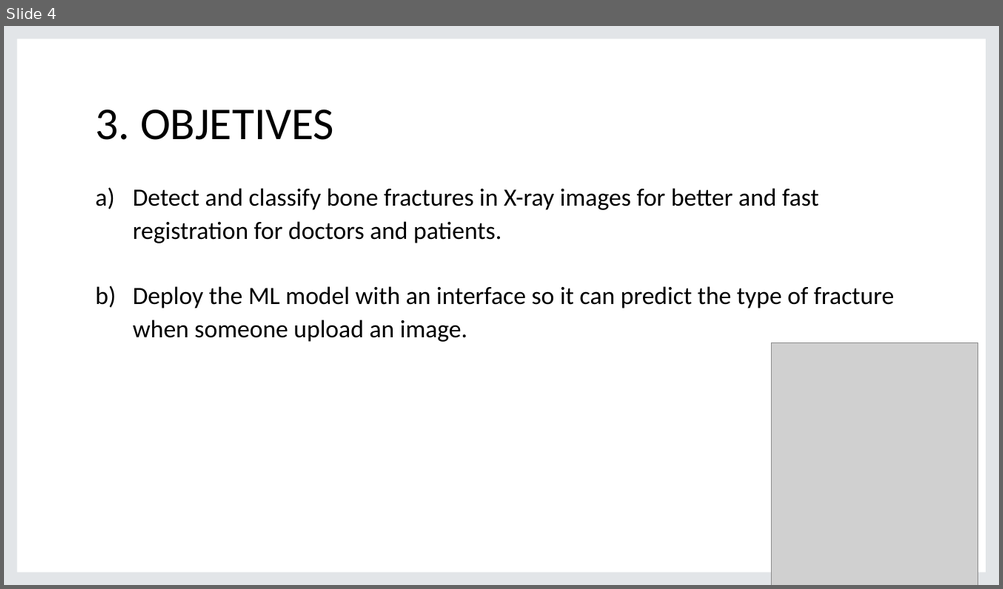
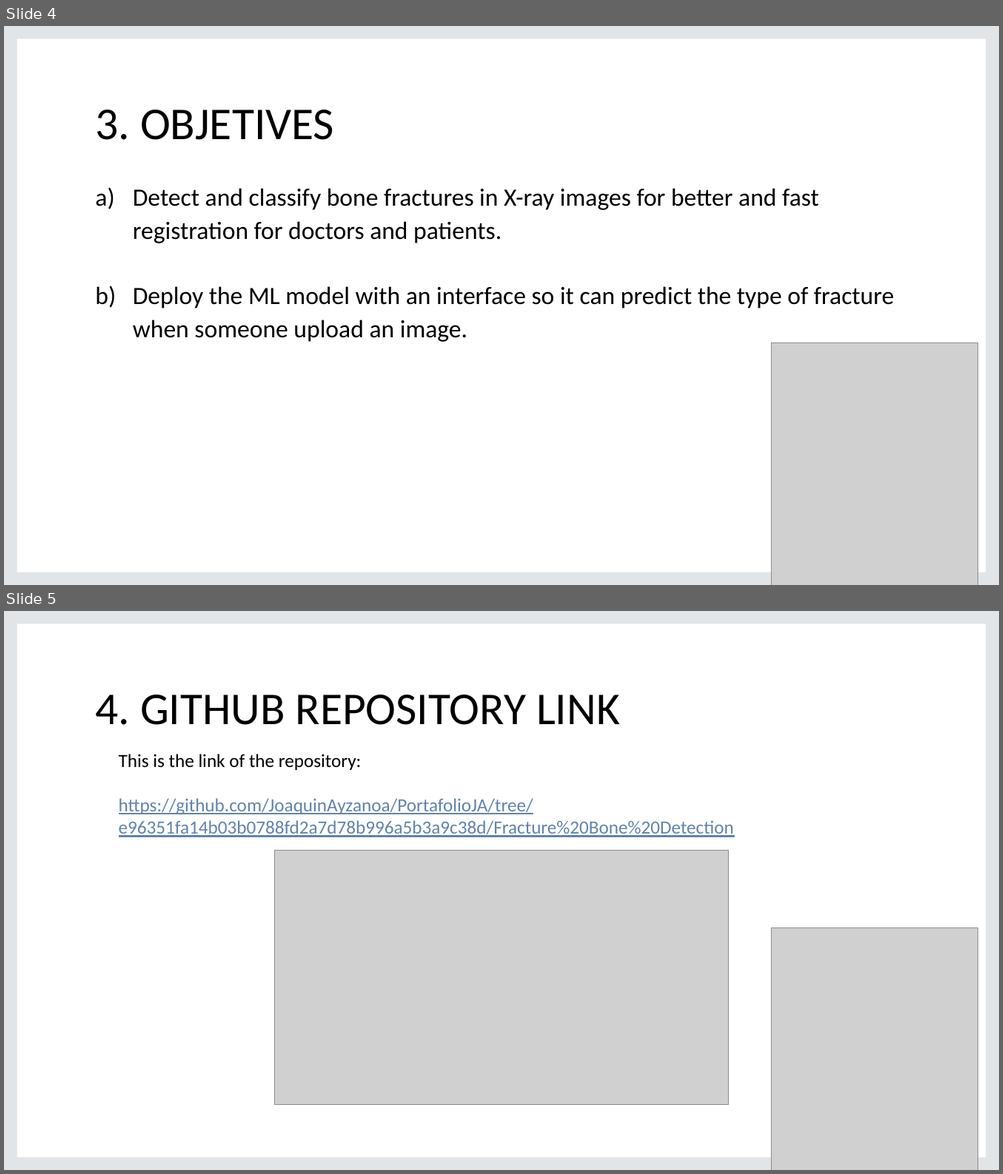
Before and after one commit to JoaquinAyzanoa/PortafolioJA, a slide deck: Fracture Bone Detection/BFD presentation.pptx. Shown one above the other, each under a label of ours: slide 4 before the commit, slides 4 and 5 after it. The pictures are 1003x589 and 1003x1174 pixels, drawn with LibreOffice and Linux fonts; fonts in the diff are those of the drawing; grey boxes stand for pictures; background and template pictures are left out. Boxes give left, top, right and bottom in pixels: in the first picture for what was removed or moved away, otherwise in the second. Text is boxed around its words. In the diff, an @@ line names an element or a change of style, - is before the commit and + after.

```diff
--- a/Fracture Bone Detection/BFD presentation.pptx
+++ b/Fracture Bone Detection/BFD presentation.pptx
@@ slide 5 added at (4,611,999,1170), background picture (left out); not listed: 1 template element that a slide beside it also shows @@
@@ title added at (95,695,620,725), 44 pt, text #000000 @@
+4. GITHUB REPOSITORY LINK
@@ text added at (119,754,734,837), 18 pt, text #6283AA, underline @@
+This is the link of the repository:
+https://github.com/JoaquinAyzanoa/PortafolioJA/tree/e96351fa14b03b0788fd2a7d78b996a5b3a9c38d/Fracture%20Bone%20Detection
@@ picture added at (274,851,728,1105) @@
@@ picture added at (771,929,979,1170) @@
```
Also in this commit, not shown: 1 slide changed, 14 other slides added, 1 slide removed, 17 other files.
